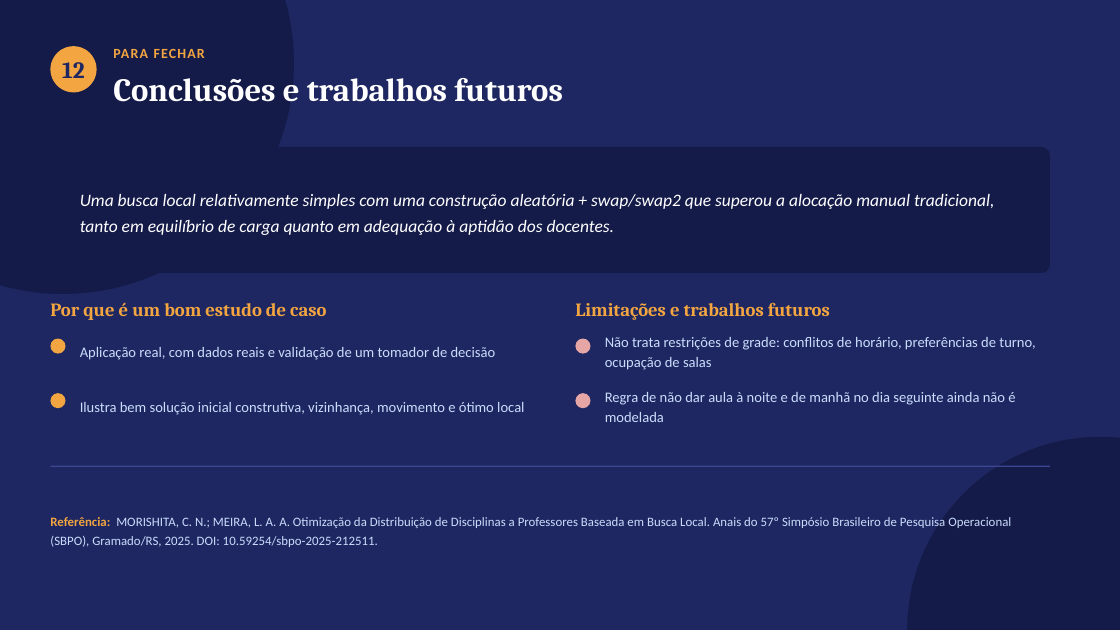
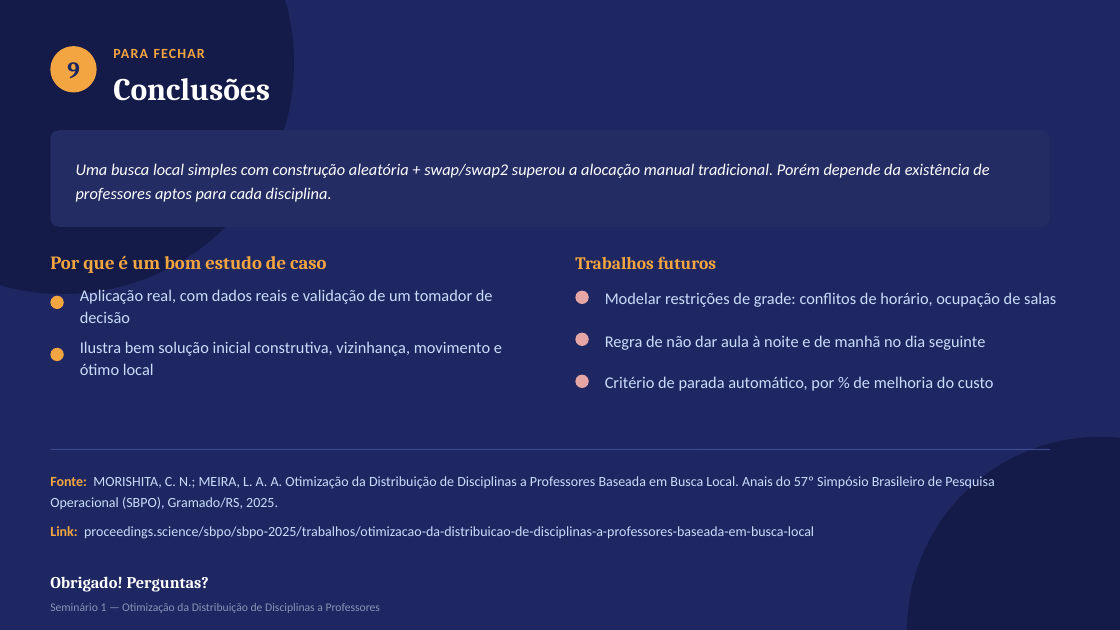
Before and after one commit to fgotelip/SeminariosInteligenciaComputacional, a slide deck: slide 10 of S1/seminario_otimizacao_disciplinas.pptx (slide 13 before the commit). Drawn at 1120x630 pixels with LibreOffice and Linux fonts; fonts in the diff are those of the drawing. Boxes give left, top, right and bottom in pixels: in the first picture for what was removed or moved away, otherwise in the second. Text is boxed around its words. In the diff, an @@ line names an element or a change of style, - is before the commit and + after.

Commit message:
docs: corrige apresentação para o scopo pedido

```diff
--- a/S1/seminario_otimizacao_disciplinas.pptx
+++ b/S1/seminario_otimizacao_disciplinas.pptx
@@ text at (x1=67, y1=62, x2=79, y2=78): text changed @@
-12
+9
@@ text at (x1=113, y1=78, x2=270, y2=101): text changed; size 28 to 27 pt @@
-Conclusões e trabalhos futuros
+Conclusões
@@ rounded rectangle resized from (x1=50, y1=147, x2=1050, y2=273) to (x1=50, y1=130, x2=1050, y2=227) @@
@@ rounded rectangle at (x1=50, y1=130, x2=1050, y2=227): fill #141B49 to #232C63; proportions changed @@
@@ text at (x1=76, y1=163, x2=989, y2=202): text changed; size 15 to 14 pt @@
-Uma busca local relativamente simples com uma construção aleatória + swap/swap2 que superou a alocação manual tradicional, tanto em equilíbrio de carga quanto em adequação à aptidão dos docentes.
+Uma busca local simples com construção aleatória + swap/swap2 superou a alocação manual tradicional. Porém depende da existência de professores aptos para cada disciplina.
@@ text at (x1=575, y1=256, x2=716, y2=269): text changed; size 16 to 15 pt @@
-Limitações e trabalhos futuros
+Trabalhos futuros
@@ text "Aplicação real, com dados reais ..." at (x1=80, y1=289, x2=493, y2=323): size 12.5 to 14 pt @@
@@ ellipse moved from (x1=576, y1=339, x2=591, y2=354) to (x1=576, y1=291, x2=589, y2=304) @@
@@ text at (x1=605, y1=292, x2=1056, y2=307): text changed; size 12.5 to 14 pt @@
-Não trata restrições de grade: conflitos de horário, preferências de turno, ocupação de salas
+Modelar restrições de grade: conflitos de horário, ocupação de salas
@@ 2 texts, 2 ellipses moved together from (x1=50, y1=303, x2=496, y2=408) to (x1=50, y1=255, x2=493, y2=361) @@
@@ text "Ilustra bem solução inicial construtiva, ..." at (x1=80, y1=341, x2=502, y2=375): size 12.5 to 14 pt @@
@@ text "Ilustra bem solução inicial construtiva, ..." moved from (x1=80, y1=402, x2=524, y2=415) to (x1=80, y1=341, x2=502, y2=375) @@
@@ ellipse moved from (x1=576, y1=393, x2=591, y2=408) to (x1=576, y1=333, x2=589, y2=346) @@
@@ text at (x1=605, y1=335, x2=985, y2=350): text changed; size 12.5 to 14 pt @@
-Regra de não dar aula à noite e de manhã no dia seguinte ainda não é modelada
+Regra de não dar aula à noite e de manhã no dia seguinte
@@ ellipse added at (x1=576, y1=375, x2=589, y2=388), fill #E7A6A6 @@
@@ text added at (x1=605, y1=376, x2=994, y2=391), 14 pt, text #CADCFC @@
+Critério de parada automático, por % de melhoria do custo
@@ text at (x1=50, y1=476, x2=994, y2=509): text changed; size 11 to 12 pt @@
-Referência: MORISHITA, C. N.; MEIRA, L. A. A. Otimização da Distribuição de Disciplinas a Professores Baseada em Busca Local. Anais do 57º Simpósio Brasileiro de Pesquisa Operacional (SBPO), Gramado/RS, 2025. DOI: 10.59254/sbpo-2025-212511.
+Fonte: MORISHITA, C. N.; MEIRA, L. A. A. Otimização da Distribuição de Disciplinas a Professores Baseada em Busca Local. Anais do 57º Simpósio Brasileiro de Pesquisa Operacional (SBPO), Gramado/RS, 2025.
@@ line moved from (50, 466) - (1050, 466) to (50, 450) - (1050, 450) @@
@@ text added at (x1=50, y1=526, x2=814, y2=539), 12 pt, text #CADCFC @@
+Link: proceedings.science/sbpo/sbpo-2025/trabalhos/otimizacao-da-distribuicao-de-disciplinas-a-professores-baseada-em-busca-local
@@ text added at (x1=50, y1=576, x2=209, y2=592), 14 pt, text #FFFFFF, bold @@
+Obrigado! Perguntas?
@@ text added at (x1=50, y1=603, x2=381, y2=613), 10 pt, text #8A93B8 @@
+Seminário 1 — Otimização da Distribuição de Disciplinas a Professores
```
Also in this commit, not shown: 6 other slides changed, 4 slides added, 7 slides removed, 1 other file.
